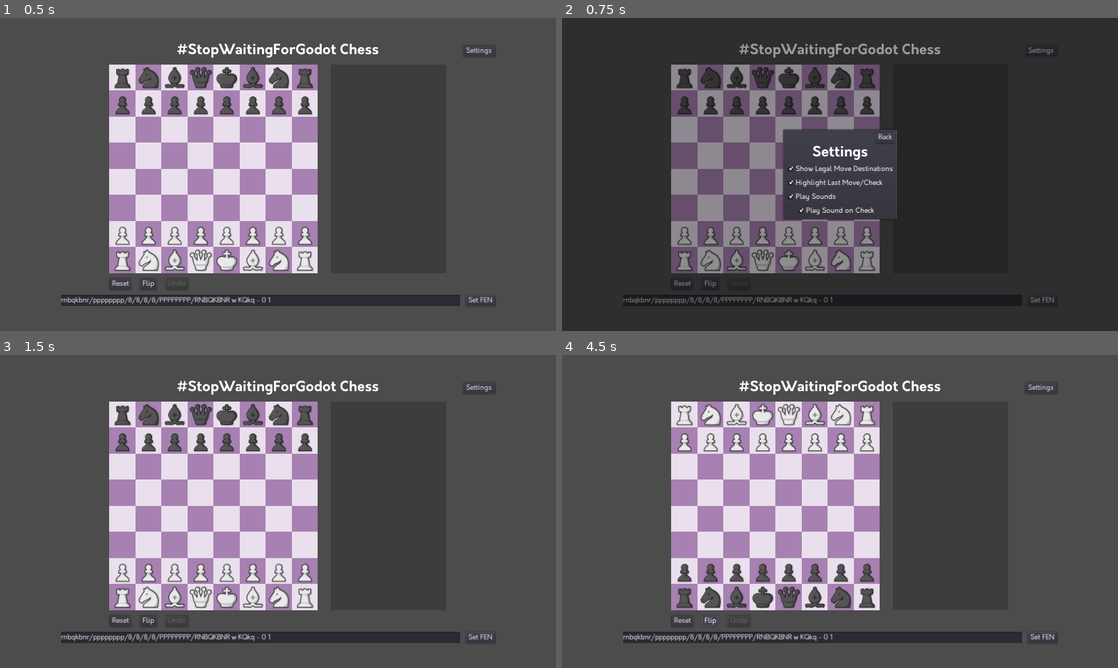
Above: before the commit, frames 1-4 (two rows, left to right).
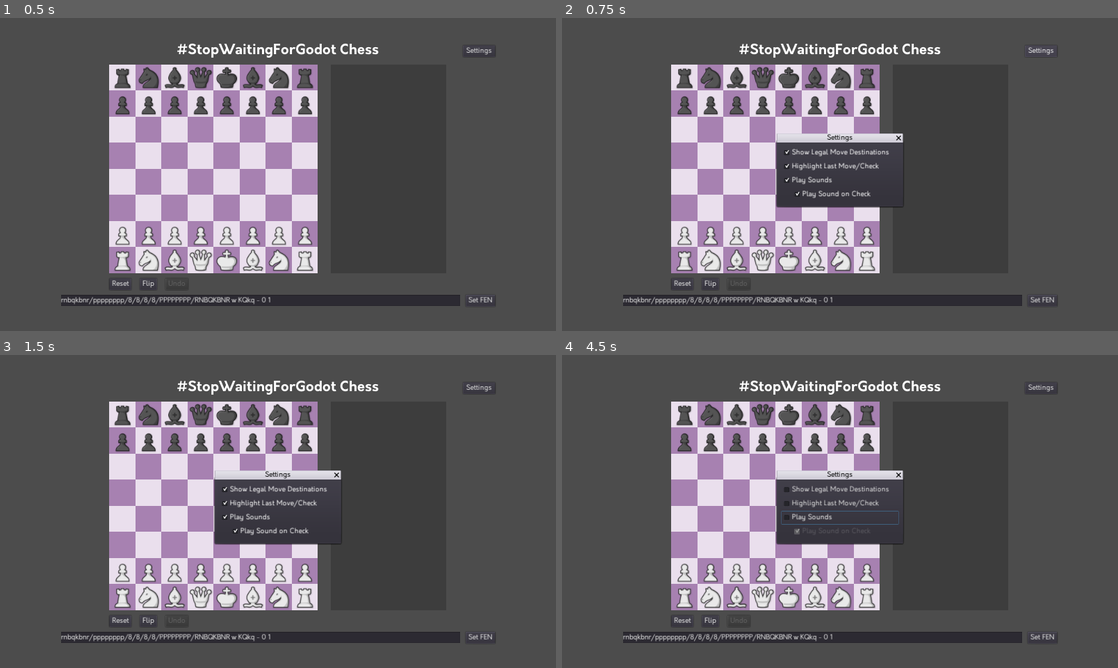
Above: after the commit, the same moments.

Repository: thearst3rd/stopwaitingforgodot-chess
Game: Godot game, scene res://src/Game.tscn
The game is run twice, just before and just after one commit, with the same random seed, the same clock (stepped at 60 frames per second) and the same inputs.
Inputs (mouse positions are in pixels of both pictures, inside the frame that each line leads up to):
- Up to frame 1 (0.5 s): no input
- Up to frame 2 (0.75 s): click "Settings" at 0.5 s
- Up to frame 3 (1.5 s): click (322, 473) at 1.25 s, where only the run before the commit has a clickable "Back"
- Up to frame 4 (4.5 s): click (840, 489) at 2 s, where only the run after the commit has a clickable "Show Legal Move Destinations"; click (840, 505) at 2.75 s, where only the run after the commit has a clickable "Highlight Last Move/Check"; click (840, 517) at 3.5 s, where only the run after the commit has a clickable "Play Sounds"; click "Flip" at 4.25 s

Frame 1 is identical in both runs. In frame 2, 81% of the frame differs, in the area x 0-100%, y 0-100%; in frame 3, 4.5%; in frame 4, 8.0%.

Commit message:
Make SettingsMenu into a WindowDialog

Diff:
--- a/src/Game.gd
+++ b/src/Game.gd
@@ -123,7 +123,7 @@
 	find_node("InvalidFen").hide()
 
 func _on_SettingsButton_pressed():
-	find_node("SettingsMenu").show()
+	find_node("SettingsMenu").popup_centered()
 
 func _on_SettingsMenu_settings_changed():
 	if board:	# Workaround for crash on startup... Probably can check for some kind of is_ready instead
--- a/src/Game.tscn
+++ b/src/Game.tscn
@@ -156,7 +156,6 @@
 one_shot = true
 
 [node name="SettingsMenu" parent="." instance=ExtResource( 5 )]
-visible = false
 
 [node name="MoveSound" type="AudioStreamPlayer" parent="."]
 stream = ExtResource( 6 )
--- a/src/SettingsMenu.gd
+++ b/src/SettingsMenu.gd
@@ -1,4 +1,4 @@
-extends ColorRect
+extends WindowDialog
 
 signal settings_changed
 
@@ -21,9 +21,6 @@
 
 ## SIGNALS ##
 
-func _on_BackButton_pressed():
-	hide()
-
 func _on_ShowDestsCheck_toggled(button_pressed):
 	Settings.show_dests = button_pressed
 
--- a/src/SettingsMenu.tscn
+++ b/src/SettingsMenu.tscn
@@ -1,108 +1,74 @@
-[gd_scene load_steps=4 format=2]
+[gd_scene load_steps=2 format=2]
 
-[ext_resource path="res://assets/orkney/Orkney Bold.otf" type="DynamicFontData" id=1]
 [ext_resource path="res://src/SettingsMenu.gd" type="Script" id=2]
 
-[sub_resource type="DynamicFont" id=1]
-size = 32
-font_data = ExtResource( 1 )
-
-[node name="SettingsMenu" type="ColorRect"]
-anchor_right = 1.0
-anchor_bottom = 1.0
-color = Color( 0, 0, 0, 0.392157 )
+[node name="SettingsMenu" type="WindowDialog"]
+margin_left = 506.0
+margin_top = 255.0
+margin_right = 796.0
+margin_bottom = 403.0
+popup_exclusive = true
+window_title = "Settings"
 script = ExtResource( 2 )
 __meta__ = {
 "_edit_use_anchors_": false
 }
 
-[node name="C" type="CenterContainer" parent="."]
+[node name="M" type="MarginContainer" parent="."]
 anchor_right = 1.0
 anchor_bottom = 1.0
+size_flags_horizontal = 0
+size_flags_vertical = 0
+custom_constants/margin_right = 10
+custom_constants/margin_top = 10
+custom_constants/margin_left = 10
+custom_constants/margin_bottom = 10
 __meta__ = {
 "_edit_use_anchors_": false
 }
 
-[node name="PanelContainer" type="PanelContainer" parent="C"]
-margin_left = 506.0
-margin_top = 255.0
-margin_right = 773.0
-margin_bottom = 465.0
-
-[node name="V" type="VBoxContainer" parent="C/PanelContainer"]
-margin_left = 7.0
-margin_top = 7.0
-margin_right = 260.0
-margin_bottom = 203.0
+[node name="V" type="VBoxContainer" parent="M"]
+margin_left = 10.0
+margin_top = 10.0
+margin_right = 280.0
+margin_bottom = 138.0
 __meta__ = {
 "_edit_use_anchors_": false
 }
 
-[node name="H" type="HBoxContainer" parent="C/PanelContainer/V"]
-margin_right = 253.0
-margin_bottom = 26.0
-
-[node name="Spacer" type="Control" parent="C/PanelContainer/V/H"]
-margin_right = 203.0
-margin_bottom = 26.0
-size_flags_horizontal = 3
-
-[node name="BackButton" type="Button" parent="C/PanelContainer/V/H"]
-margin_left = 207.0
-margin_right = 253.0
-margin_bottom = 26.0
-text = "Back"
-__meta__ = {
-"_edit_use_anchors_": false
-}
-
-[node name="Title" type="Label" parent="C/PanelContainer/V"]
-margin_top = 30.0
-margin_right = 253.0
-margin_bottom = 68.0
-custom_fonts/font = SubResource( 1 )
-text = "Settings"
-align = 1
-
-[node name="V" type="VBoxContainer" parent="C/PanelContainer/V"]
-margin_top = 72.0
-margin_right = 253.0
-margin_bottom = 196.0
-
-[node name="ShowDestsCheck" type="CheckBox" parent="C/PanelContainer/V/V"]
-margin_right = 253.0
+[node name="ShowDestsCheck" type="CheckBox" parent="M/V"]
+margin_right = 270.0
 margin_bottom = 28.0
 text = "Show Legal Move Destinations"
 
-[node name="ShowHighlightsCheck" type="CheckBox" parent="C/PanelContainer/V/V"]
+[node name="ShowHighlightsCheck" type="CheckBox" parent="M/V"]
 margin_top = 32.0
-margin_right = 253.0
+margin_right = 270.0
 margin_bottom = 60.0
 text = "Highlight Last Move/Check"
 
-[node name="SoundsCheck" type="CheckBox" parent="C/PanelContainer/V/V"]
+[node name="SoundsCheck" type="CheckBox" parent="M/V"]
 margin_top = 64.0
-margin_right = 253.0
+margin_right = 270.0
 margin_bottom = 92.0
 text = "Play Sounds"
 __meta__ = {
 "_edit_use_anchors_": false
 }
 
-[node name="M" type="MarginContainer" parent="C/PanelContainer/V/V"]
+[node name="M" type="MarginContainer" parent="M/V"]
 margin_top = 96.0
-margin_right = 253.0
+margin_right = 270.0
 margin_bottom = 124.0
 custom_constants/margin_left = 24
 
-[node name="SoundCheckCheck" type="CheckBox" parent="C/PanelContainer/V/V/M"]
+[node name="SoundCheckCheck" type="CheckBox" parent="M/V/M"]
 margin_left = 24.0
-margin_right = 253.0
+margin_right = 270.0
 margin_bottom = 28.0
 text = "Play Sound on Check"
 
-[connection signal="pressed" from="C/PanelContainer/V/H/BackButton" to="." method="_on_BackButton_pressed"]
-[connection signal="toggled" from="C/PanelContainer/V/V/ShowDestsCheck" to="." method="_on_ShowDestsCheck_toggled"]
-[connection signal="toggled" from="C/PanelContainer/V/V/ShowHighlightsCheck" to="." method="_on_ShowHighlightsCheck_toggled"]
-[connection signal="toggled" from="C/PanelContainer/V/V/SoundsCheck" to="." method="_on_SoundsCheck_toggled"]
-[connection signal="toggled" from="C/PanelContainer/V/V/M/SoundCheckCheck" to="." method="_on_SoundCheckCheck_toggled"]
+[connection signal="toggled" from="M/V/ShowDestsCheck" to="." method="_on_ShowDestsCheck_toggled"]
+[connection signal="toggled" from="M/V/ShowHighlightsCheck" to="." method="_on_ShowHighlightsCheck_toggled"]
+[connection signal="toggled" from="M/V/SoundsCheck" to="." method="_on_SoundsCheck_toggled"]
+[connection signal="toggled" from="M/V/M/SoundCheckCheck" to="." method="_on_SoundCheckCheck_toggled"]
